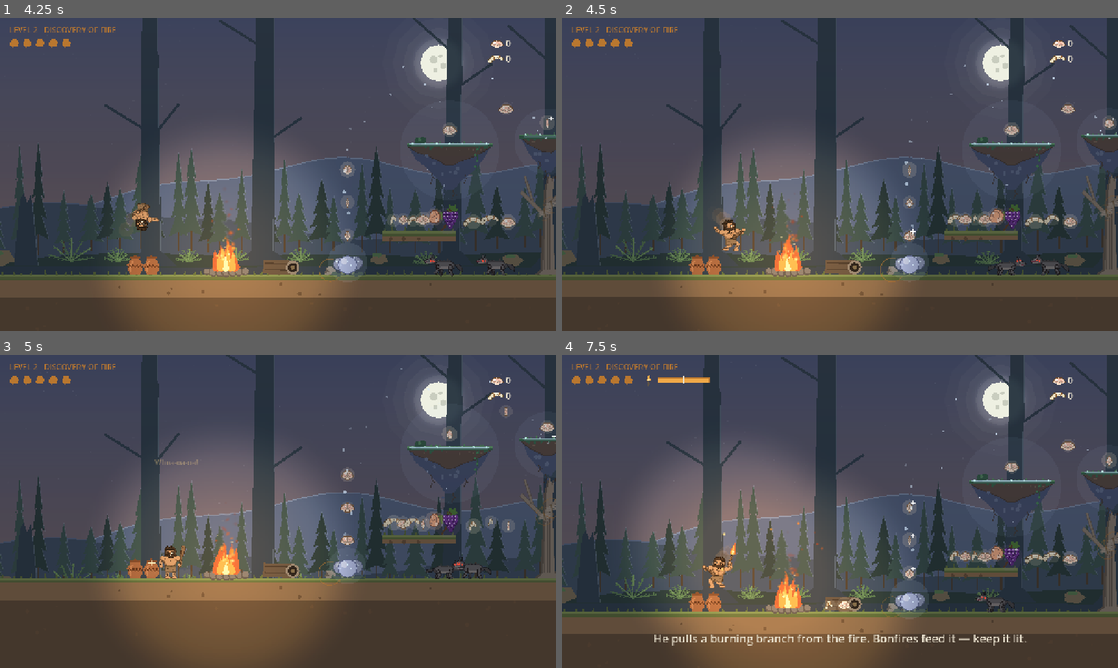
Above: before the commit, frames 1-4 (two rows, left to right).
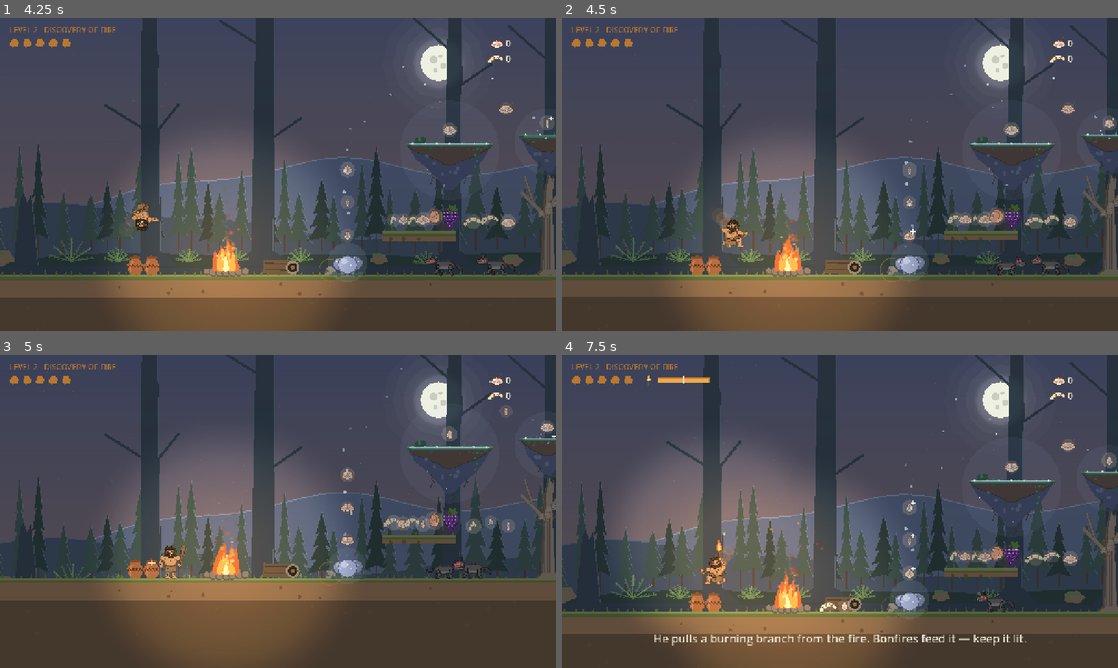
Above: after the commit, the same moments.

Repository: Jawad-Mufti/caveman-chronicles
Game: Godot game, scene res://level2/level2.tscn
Two runs of this game, one before a commit and one after it. Both use one fixed random seed, a clock stepped at 60 frames per second and the inputs below.
Inputs (mouse positions are in pixels of both pictures, inside the frame that each line leads up to):
- Up to frame 1 (4.25 s): tap Enter at 0.5, 0.6, 3.5 s; move the mouse to (400, 158) at 0.52 s; hold Right 0.53-1.25 s; click (400, 158) at 0.67 s; tap Space at 0.77, 1.07, 3.77, 4.07 s; drag from (166, 190) to (544, 202) at 1.27 s; move the mouse to (333, 105) at 2.02 s; hold Left 2.03-2.75 s; hold J 2.03-2.75 s; drag from (250, 237) to (444, 187) at 2.77 s; move the mouse to (444, 221) at 3.52 s; hold Right from 3.53 s (still down); hold K from 3.53 s (still down)
- Up to frame 2 (4.5 s): release Right at 4.25 s; release K at 4.25 s; drag from (673, 127) to (890, 271) at 4.27 s
- Up to frame 3 (5 s): no input
- Up to frame 4 (7.5 s): move the mouse to (867, 511) at 5.02 s; hold Right 5.03-5.75 s; hold H 5.03-5.75 s; click (867, 511) at 5.17 s; drag from (756, 433) to (1006, 524) at 5.77 s; move the mouse to (962, 495) at 6.52 s; hold Left 6.53-7.25 s; tap Q at 6.6 s; tap Space at 6.77, 7.07 s; drag from (728, 527) to (995, 602) at 7.27 s

Frame 1 is identical in both runs. In frame 2, 0.3% of the frame differs, in the area x 27-34%, y 64-75%; in frame 3, less than 0.1%; in frame 4, 0.4%, in the area x 24-53%, y 59-83%.

Commit message:
Falls: the Hercules spear pose after a double jump; the tumble only on long falls

Diff:
--- a/common/player.gd
+++ b/common/player.gd
@@ -37,15 +37,21 @@
 const STOMP_BOUNCE := -430.0  ## pop up after crushing something underfoot
 const MAX_JUMPS := 2
 const AIR_JUMP := -520.0      ## weaker than the ground jump: a recovery, not a free second jump
-## Hercules-style: the second jump is a quick somersault, and after it he
-## comes down a little softer than a plain fall, with a capped speed and time
-## to steer — and he TUMBLES: legs pedalling, arms windmilling, yelling.
+## Hercules-style: the second jump is a quick somersault that opens into the
+## SPEAR pose — club arm thrust forward like a spear, the lead leg reaching
+## out, the back leg tucked — and he comes down a little softer than a plain
+## fall, with a capped speed and time to steer. A LONG fall (any fall) turns
+## into a cartoon TUMBLE: legs pedalling, arms windmilling, yelling.
 const AIR_FLIP_TIME := 0.42
 const GLIDE_GRAVITY := 1900.0
 const GLIDE_FALL := 620.0
+const LONG_FALL := 0.5        ## falling this long (s) and he starts to tumble
+const LONG_FALL_HERC := 1.1   ## ...but out of a double jump he holds the spear pose this long
 const YELLS := ["Whoa-oa-oa!", "Waaah!", "Yaaa-aa!", "Whoooa!", "Uh-oh!"]
 var _air_glide := false
-var _tumble := 0.0            ## 0..1: the cartoon fall after the double jump
+var _spear := 0.0             ## 0..1: the spear pose after the double jump
+var _tumble := 0.0            ## 0..1: the cartoon fall
+var _fall_t := 0.0
 var _yelled := false
 ## Chimneys: between two close walls (bodies in group "kick_wall") he jumps
 ## from one to the other, Prince of Persia style. Holding into a wall slows
@@ -564,16 +570,23 @@
 		else:
 			velocity.y += (GRAVITY_UP if velocity.y < 0.0 else GRAVITY_DOWN) * delta
 
-	# the tumble: once the somersault is done and he's falling, the cartoon fall
-	var tumbling := _air_glide and flip_t <= 0.0 and velocity.y > 60.0 and not is_on_floor()
+	# the spear pose out of the double jump's somersault; the tumble on a long fall
+	var aloft := not is_on_floor() and vine == null and knock <= 0.0 and not dead
+	if aloft and velocity.y > 0.0:
+		_fall_t += delta
+	else:
+		_fall_t = 0.0
+	var tumbling := aloft and flip_t <= 0.0 and _fall_t > (LONG_FALL_HERC if _air_glide else LONG_FALL)
+	var spearing := aloft and _air_glide and flip_t < AIR_FLIP_TIME * 0.35 and not tumbling
 	_tumble = move_toward(_tumble, 1.0 if tumbling else 0.0, delta * (7.0 if tumbling else 12.0))
+	_spear = move_toward(_spear, 1.0 if spearing else 0.0, delta * 9.0)
 	if tumbling and not _yelled:
 		_yelled = true
 		var pop := Treasure.FloatText.new()
 		pop.text = YELLS[randi() % YELLS.size()]
 		pop.position = global_position + Vector2(-30, -190)
 		get_parent().add_child.call_deferred(pop)
-	if not _air_glide:
+	if not aloft:
 		_yelled = false
 
 	# chimney walls: cling and slide while holding into one
@@ -1269,6 +1282,7 @@
 	var boxing := attacking > 0.0 and not has_stick and throwing <= 0.0
 	var wince := invuln > 0.8 and not dead
 	var tumble := _tumble if air else 0.0
+	var spear := _spear * (1.0 - _tumble) if air else 0.0
 	# the anger: builds 0 -> 1 through the wind-up, then the snarl
 	var rage := 0.0
 	var roaring := false
@@ -1334,6 +1348,7 @@
 		lean = 0.06
 	if flip_t > 0.0:
 		lean = 0.5 * curl - 0.1 * open_k      # curled forward into the ball
+	lean = lerpf(lean, 0.16, spear)                                  # driving forward into the dive
 	lean = lerpf(lean, -0.08 + sin(anim_t * 11.0) * 0.17, tumble)   # rocking as he flails
 	if fury >= 0.0 and not roaring:
 		bob += 7.0 * rage
@@ -1385,6 +1400,11 @@
 			bend = maxf(bend, 0.7 * rage)
 			foot_f.x += 8.0 * rage
 			foot_b.x -= 8.0 * rage
+	if spear > 0.0:
+		# the lead leg reaching out in front, the back one tucked up behind
+		foot_f = foot_f.lerp(Vector2(58, -30), spear)
+		foot_b = foot_b.lerp(Vector2(-34, -46), spear)
+		bend = 1.0
 	_leg(hip_b, foot_b, bend)
 	_leg(hip_f, foot_f, bend)
 	if tumble > 0.0:
@@ -1564,6 +1584,13 @@
 		var hd := Vector2(24 + sin(anim_t * 26.0) * 14.0, -214)
 		_arm(sh, sh + Vector2(12, -52), hd, 13.0, false)
 		_club(hd, hd + Vector2(-50, -60), 7.0, 22.0)
+		_dot(hd, 11.0, _skin)
+	elif spear > 0.3 and throwing <= 0.0 and attacking <= 0.0:
+		# the spear: arm thrust straight out in front, club pointed ahead like a spear
+		var hd := sh + Vector2(72, 12)
+		_arm(sh, sh.lerp(hd, 0.5) + Vector2(0, -3), hd, 13.0, false)
+		if has_stick and not axe_out:
+			_club(hd + Vector2(-22, -3), hd + Vector2(96, 16), 7.0, 22.0)
 		_dot(hd, 11.0, _skin)
 	elif flip_t > 0.0 and (curl > 0.0 or open_k > 0.0):
 		var hd: Vector2
@@ -1710,7 +1737,8 @@
 		hd += Vector2(cos(ph) * 3.0 * k, -absf(sin(ph)) * 4.0 * k)
 	elif air:
 		hd += Vector2(2, -10)
-		# tumbling: the torch waved wildly overhead
+		# the spear pose: the torch carried forward and high; tumbling: waved wildly
+		hd += Vector2(34, -14) * _spear * (1.0 - _tumble)
 		hd += Vector2(sin(anim_t * 14.0) * 16.0, -30.0 + cos(anim_t * 14.0) * 8.0) * _tumble
 	else:
 		hd.y += sin(anim_t * 1.8) * 1.5
@@ -2010,6 +2038,9 @@
 		var a := anim_t * 19.0 + PI
 		var hd := sh + Vector2(cos(a) * 50.0, sin(a) * 50.0 - 28.0)
 		return [sh.lerp(hd, 0.5) + Vector2(sin(a) * 9.0, -cos(a) * 9.0), hd]
+	if air and _spear > 0.3:
+		# reaching forward too, a little higher than the club arm
+		return [sh + Vector2(36, -8), sh + Vector2(70, -14)]
 	if air:
 		if velocity.y < -150.0:
 			return [sh + Vector2(20.0 * side, -18.0), sh + Vector2(24.0 * side, -44.0)]
